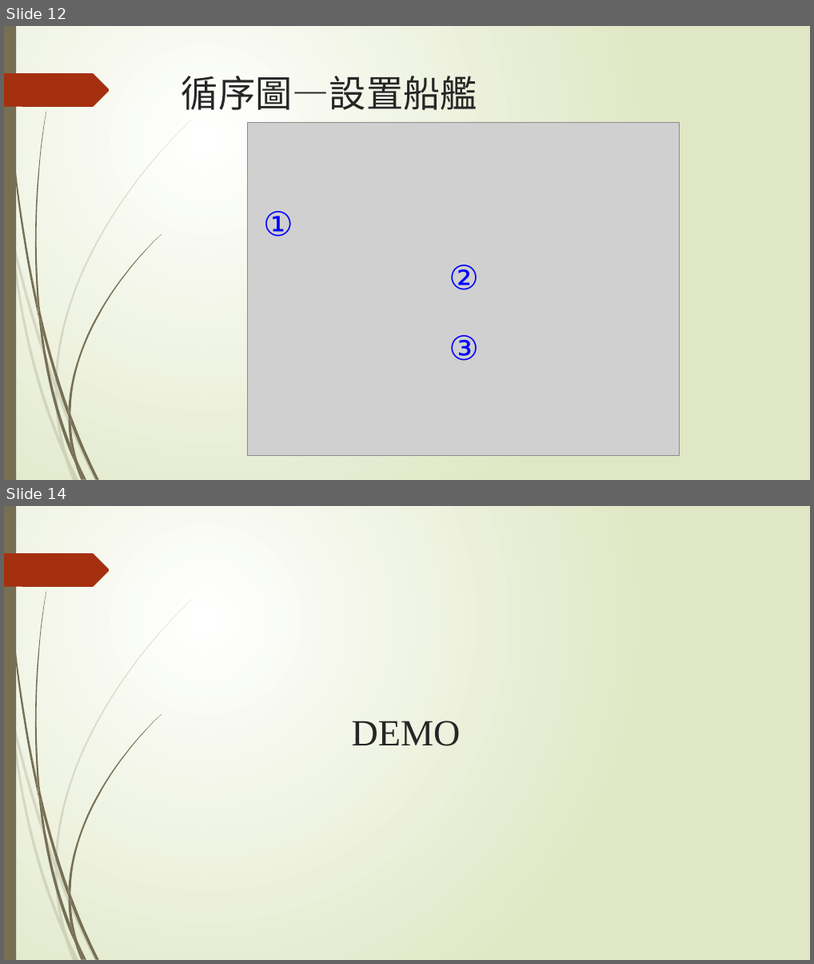
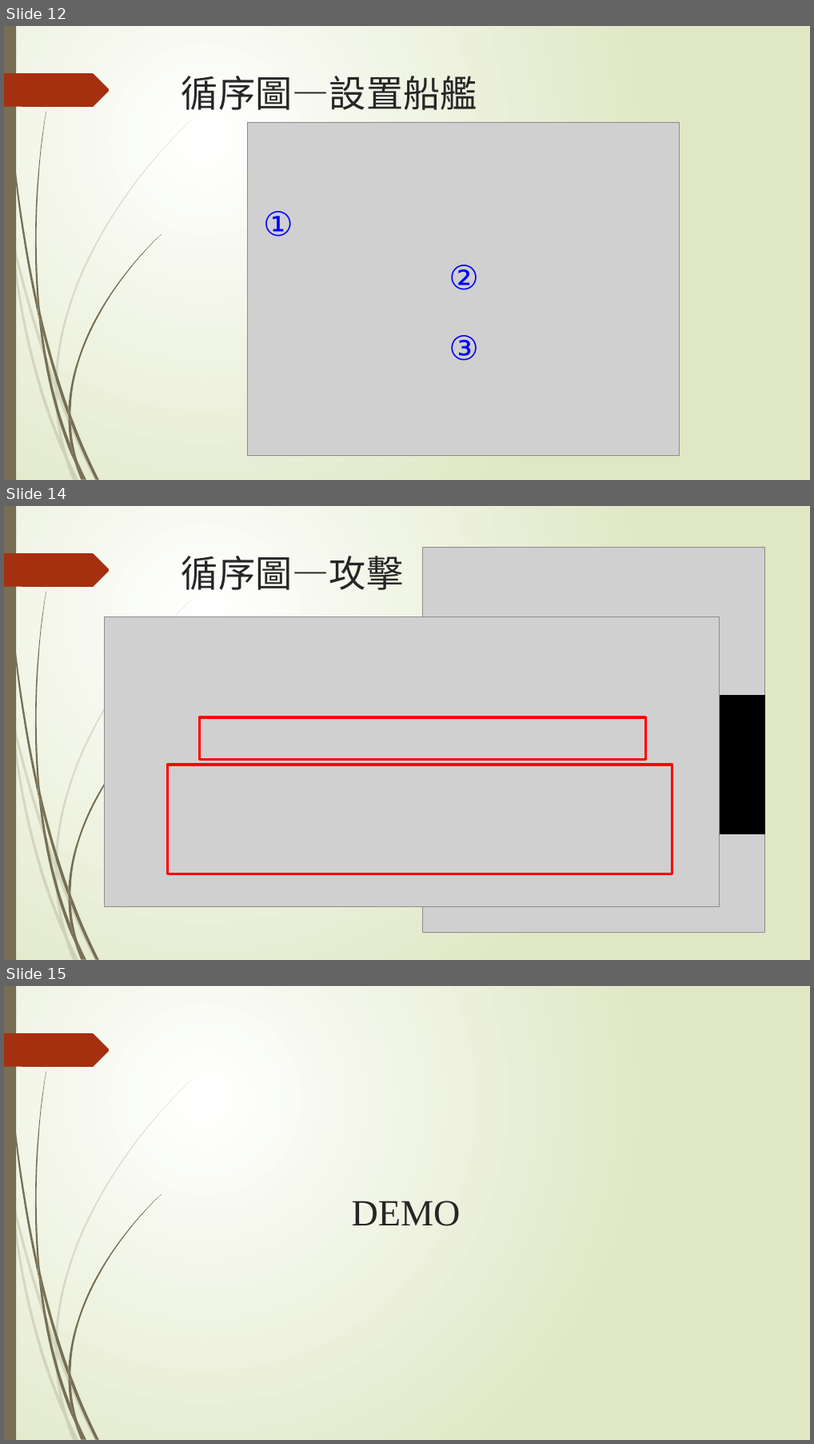
Before and after one commit to Joe-lin-ezra/BattleShip, a slide deck: doc/網路程式設計報告.pptx. Shown one above the other, each under a label of ours: slides 12 and 14 before the commit, slides 12, 14 and 15 after it; the slides between them are not shown. The pictures are 814x964 and 814x1444 pixels, drawn with LibreOffice and Linux fonts; fonts in the diff are those of the drawing; grey boxes stand for pictures. Boxes give left, top, right and bottom in pixels: in the first picture for what was removed or moved away, otherwise in the second. Text is boxed around its words. In the diff, an @@ line names an element or a change of style, - is before the commit and + after.

```diff
--- a/doc/網路程式設計報告.pptx
+++ b/doc/網路程式設計報告.pptx
@@ slide 14 added at bbox=[4, 506, 810, 960], background gradient #FFFFFF to #DFE8C4; not listed: 24 template elements that a slide beside it also shows @@
@@ picture added at bbox=[422, 547, 765, 932] @@
@@ title added at bbox=[182, 556, 403, 590], 44 pt, text #262626 @@
+循序圖—攻擊
@@ picture added at bbox=[105, 616, 720, 906] @@
@@ rectangle added at bbox=[422, 696, 765, 834], fill #000000, outline #000000 1.25 pt @@
@@ rectangle added at bbox=[199, 717, 646, 760], outline #FF0000 3 pt @@
@@ rectangle added at bbox=[167, 764, 673, 874], outline #FF0000 3 pt @@
@@ what was slide 14 is now slide 15 @@
```
Also in this commit, not shown: 3 slides changed.
